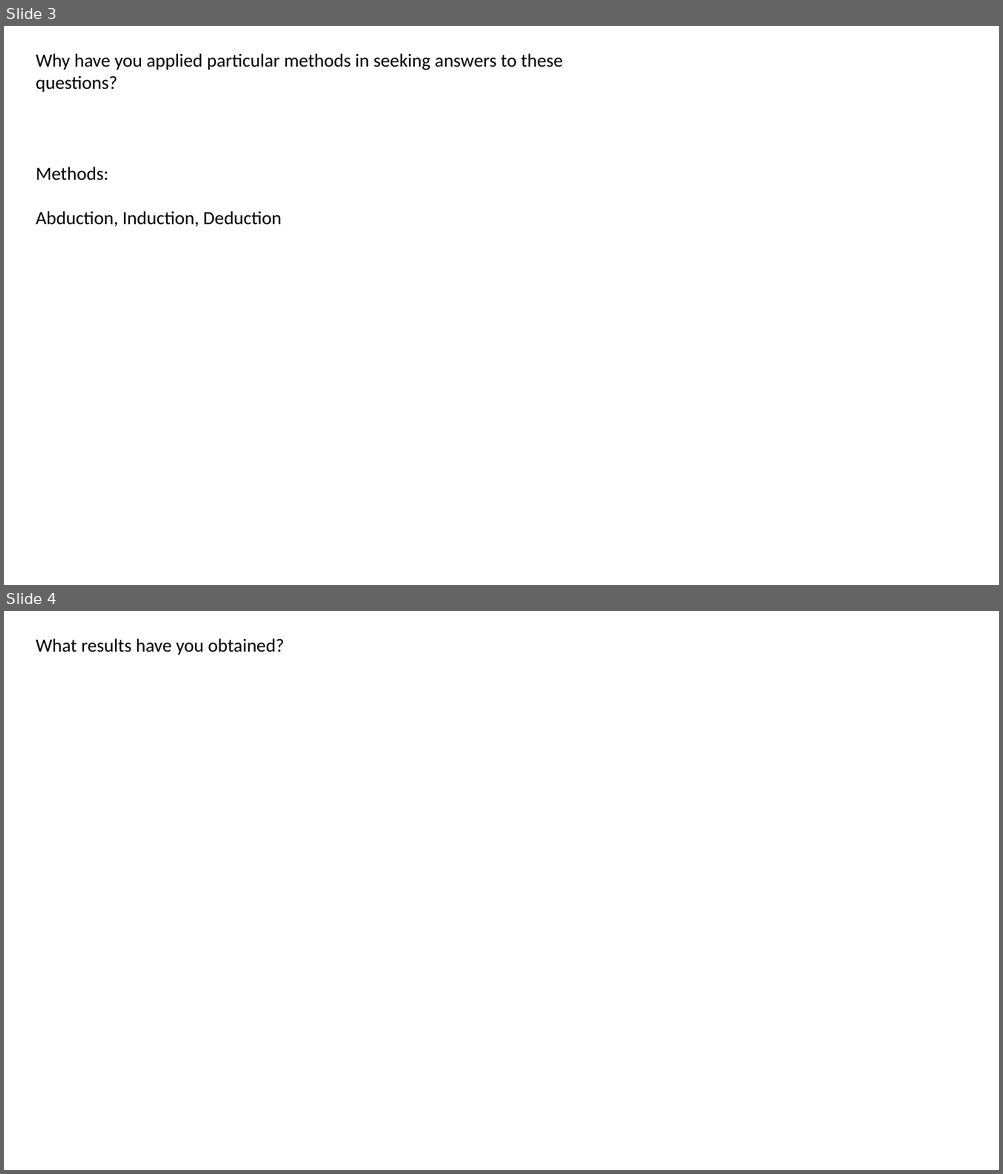
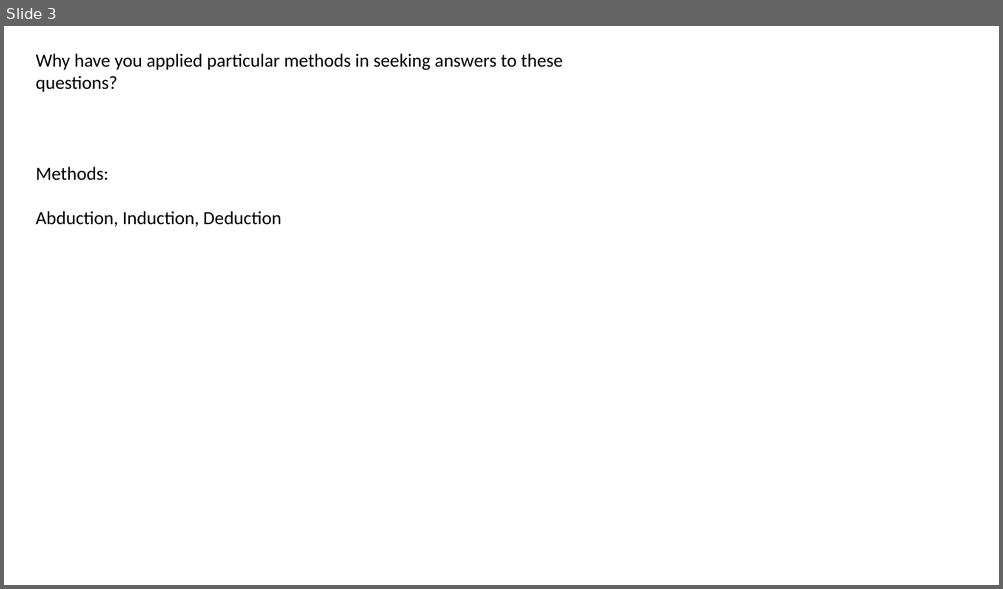
Before and after one commit to Alli1223/comp320-comp360-dissertation, a slide deck: Presentations/Findings Presentation/Findings.pptx. Shown one above the other, each under a label of ours: slides 3 and 4 before the commit, slide 3 after it. The pictures are 1003x1174 and 1003x589 pixels, drawn with LibreOffice and Linux fonts; fonts in the diff are those of the drawing. Boxes give left, top, right and bottom in pixels: in the first picture for what was removed or moved away, otherwise in the second. Text is boxed around its words. In the diff, an @@ line names an element or a change of style, - is before the commit and + after.

```diff
--- a/Presentations/Findings Presentation/Findings.pptx
+++ b/Presentations/Findings Presentation/Findings.pptx
@@ slide 4 removed at [4,611,999,1170], background #FFFFFF @@
@@ text removed at [36,638,284,655] @@
-What results have you obtained?
```
Also in this commit, not shown: 2 slides changed, 1 slide added, 24 other files.
